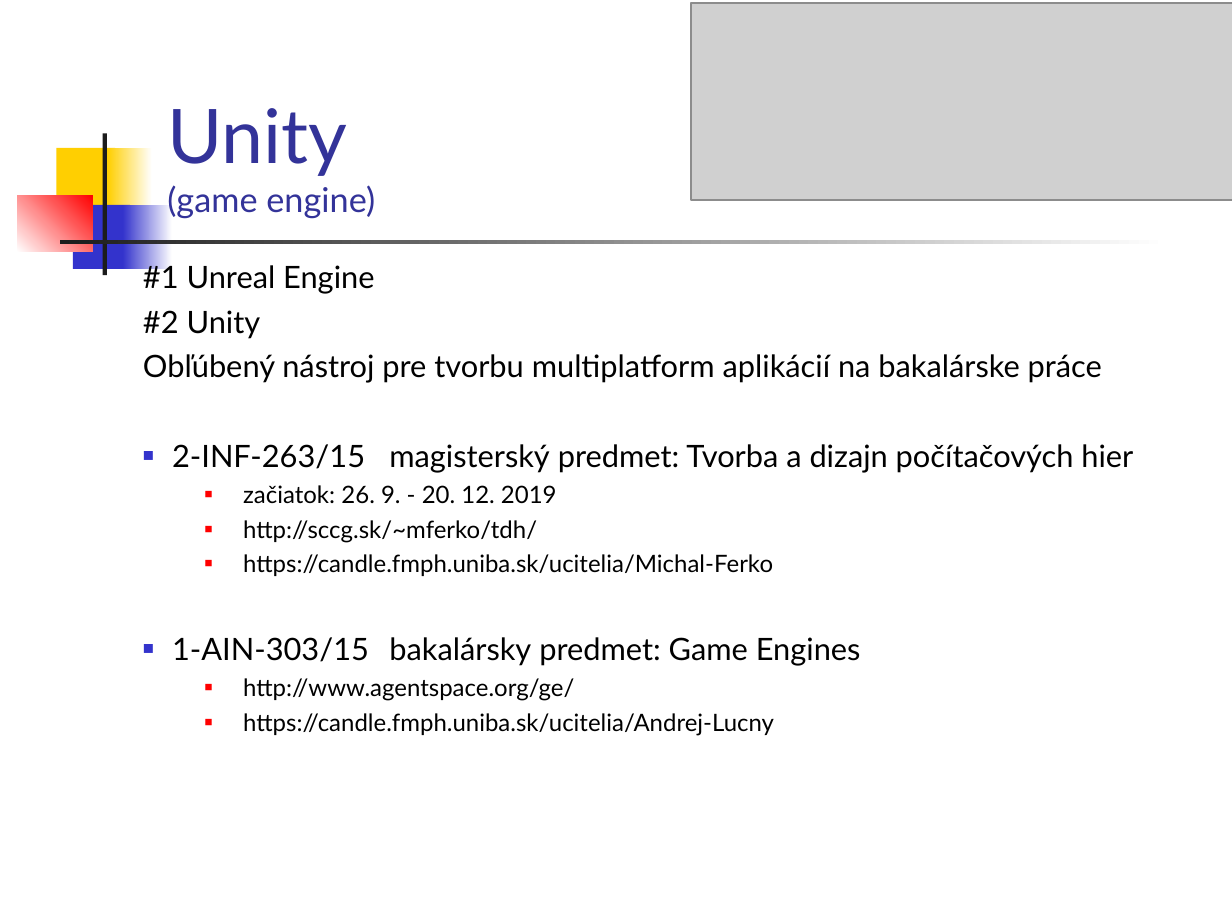
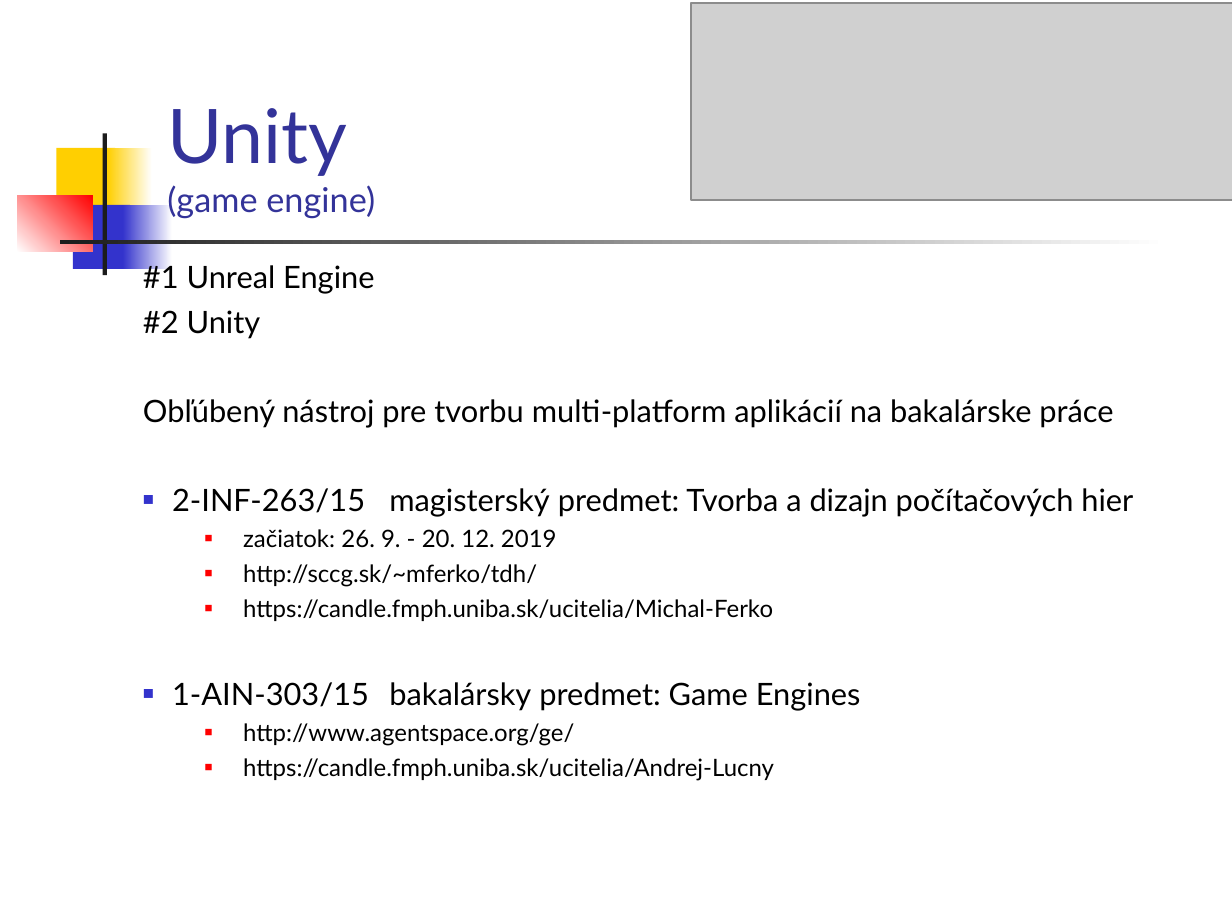
Before and after one commit to vmandro/Prednasky, a slide deck: slide 5 of 01/01_Uvod.ppt. Drawn at 1232x924 pixels with LibreOffice and Linux fonts; fonts in the diff are those of the drawing; grey boxes stand for pictures. Boxes give left, top, right and bottom in pixels: in the first picture for what was removed or moved away, otherwise in the second. Text is boxed around its words. In the diff, an @@ line names an element or a change of style, - is before the commit and + after.

```diff
--- a/01/01_Uvod.ppt
+++ b/01/01_Uvod.ppt
@@ text at <box>143,399,1113,428</box>: text changed @@
-Obľúbený nástroj pre tvorbu multiplatform aplikácií na bakalárske práce
+Obľúbený nástroj pre tvorbu multi-platform aplikácií na bakalárske práce
```
Also in this commit, not shown: 3 other slides changed, 2 other files.
